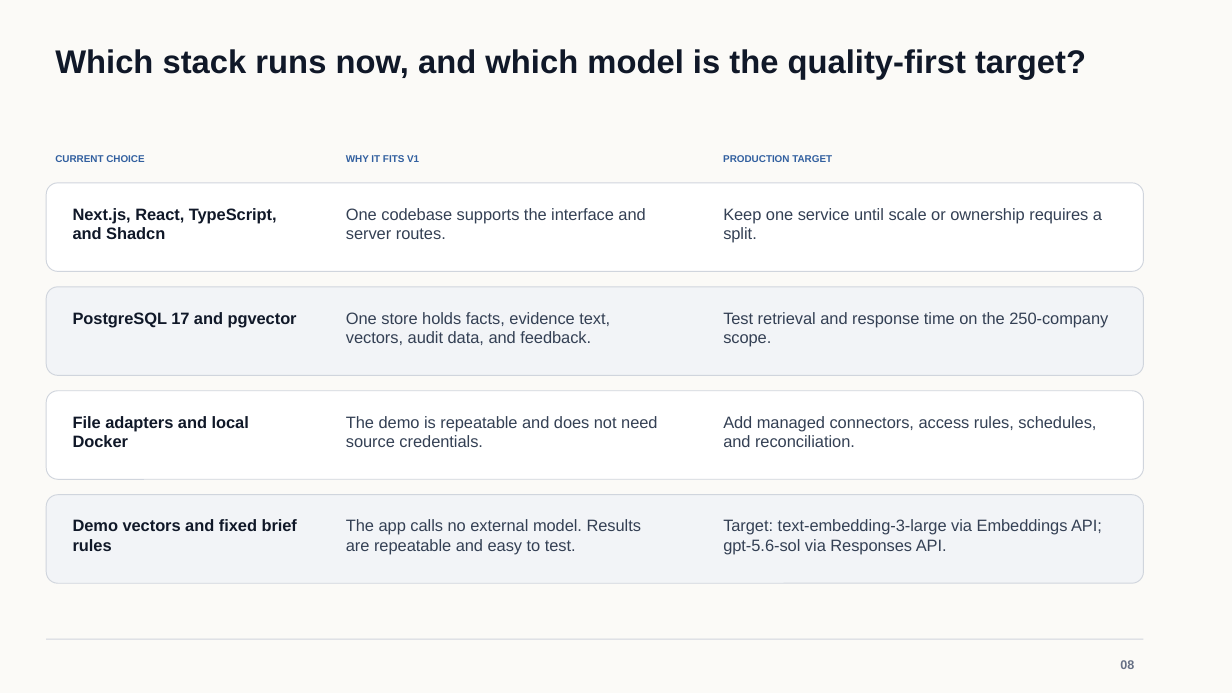
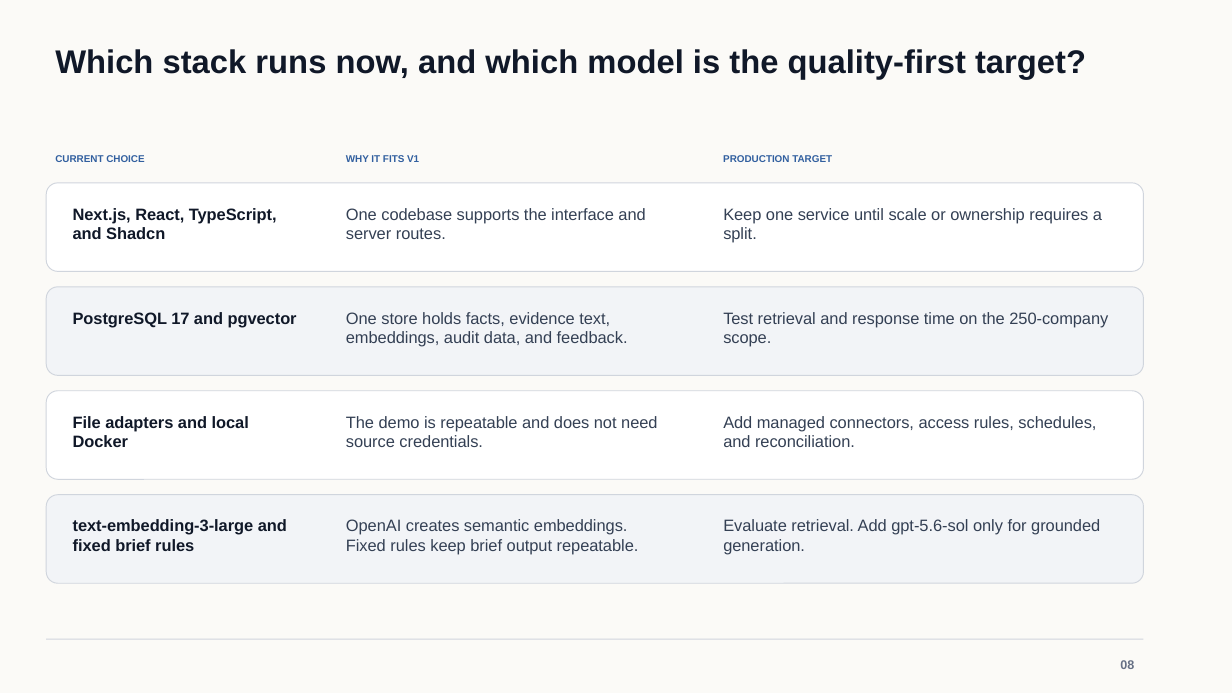
Before and after one commit to osuthorpe/LENS-POC, a slide deck: slide 8 of docs/AVIC-Portfolio-Intelligence-Brief.pptx. Drawn at 1232x693 pixels with LibreOffice and Linux fonts; fonts in the diff are those of the drawing. Boxes give left, top, right and bottom in pixels: in the first picture for what was removed or moved away, otherwise in the second. Text is boxed around its words. In the diff, an @@ line names an element or a change of style, - is before the commit and + after.

Commit message:
Use OpenAI embeddings for retrieval

```diff
--- a/docs/AVIC-Portfolio-Intelligence-Brief.pptx
+++ b/docs/AVIC-Portfolio-Intelligence-Brief.pptx
@@ text at [346, 312, 628, 347]: text changed @@
-One store holds facts, evidence text, vectors, audit data, and feedback.
+One store holds facts, evidence text, embeddings, audit data, and feedback.
@@ text at [73, 519, 287, 551]: text changed @@
-Demo vectors and fixed brief rules
+text-embedding-3-large and fixed brief rules
@@ text at [346, 519, 639, 555]: text changed @@
-The app calls no external model. Results are repeatable and easy to test.
+OpenAI creates semantic embeddings. Fixed rules keep brief output repeatable.
@@ text at [723, 519, 1100, 555]: text changed @@
-Target: text-embedding-3-large via Embeddings API; gpt-5.6-sol via Responses API.
+Evaluate retrieval. Add gpt-5.6-sol only for grounded generation.
```
Also in this commit, not shown: 7 other slides changed, 16 other files.
